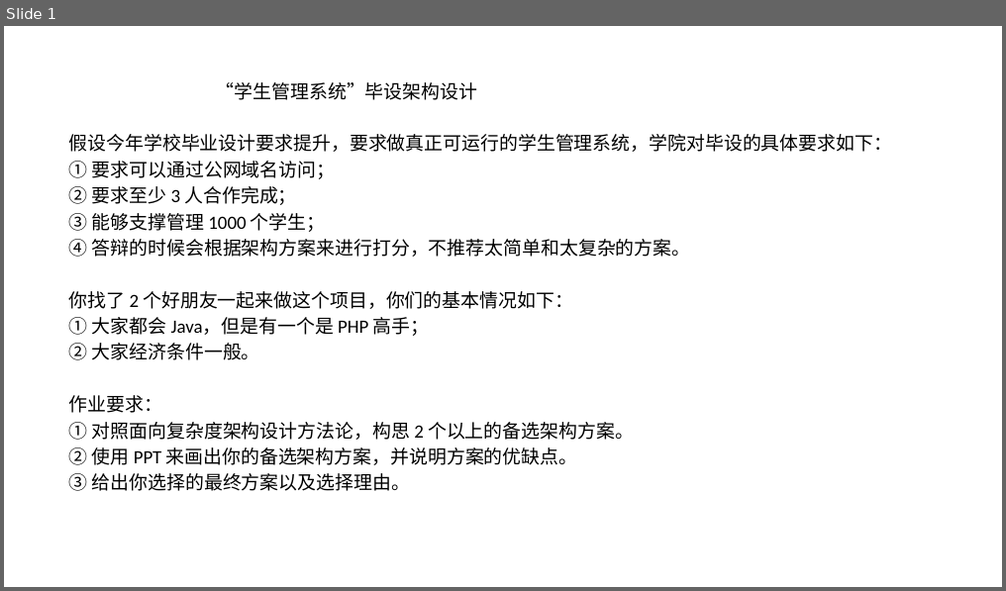
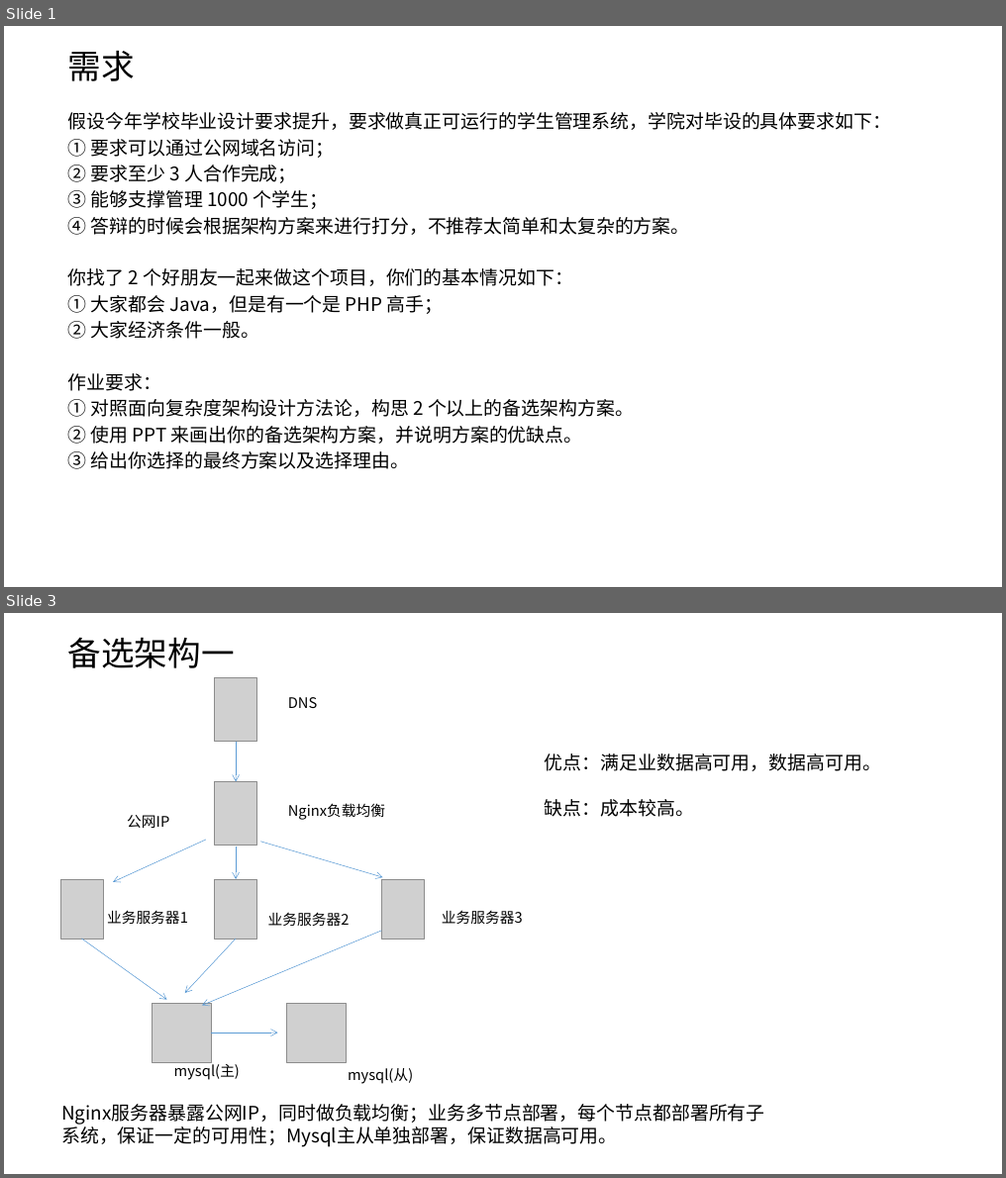
Before and after one commit to snowwolf-lw/learn-architecture, a slide deck: 模块一作业/学生管理系统.pptx. Shown one above the other, each under a label of ours: slide 1 before the commit, slides 1 and 3 after it; the slides between them are not shown. The pictures are 1006x591 and 1006x1178 pixels, drawn with LibreOffice and Linux fonts; fonts in the diff are those of the drawing; grey boxes stand for pictures. Boxes give left, top, right and bottom in pixels: in the first picture for what was removed or moved away, otherwise in the second. Text is boxed around its words. In the diff, an @@ line names an element or a change of style, - is before the commit and + after.

```diff
--- a/模块一作业/学生管理系统.pptx
+++ b/模块一作业/学生管理系统.pptx
@@ slide 3 added at [4,613,1002,1174], background #FFFFFF @@
@@ text added at [68,637,235,668], 32 pt, text #000000 @@
+备选架构一
@@ picture added at [214,677,257,741] @@
@@ text added at [288,697,318,708], 14 pt, text #000000 @@
+DNS
@@ arrow added from (236, 741) to (236, 782), #5B9BD5 0.5 pt @@
@@ text added at [545,754,881,817], 18 pt, text #000000 @@
+优点：满足业数据高可用，数据高可用。
+缺点：成本较高。
@@ picture added at [214,782,257,846] @@
@@ text added at [127,815,169,828], 14 pt, text #000000 @@
+公网IP
@@ text added at [288,803,385,820], 14 pt, text #000000 @@
+Nginx负载均衡
@@ arrow added from (206, 840) to (113, 882), #5B9BD5 0.5 pt @@
@@ arrow added from (236, 847) to (236, 879), #5B9BD5 0.5 pt @@
@@ arrow added from (260, 842) to (383, 877), #5B9BD5 0.5 pt @@
@@ picture added at [60,879,104,939] @@
@@ picture added at [214,879,257,939] @@
@@ picture added at [382,879,425,939] @@
@@ arrow added from (82, 939) to (167, 1000), #5B9BD5 0.5 pt @@
@@ text added at [107,910,188,924], 14 pt, text #000000 @@
+业务服务器1
@@ arrow added from (236, 939) to (185, 993), #5B9BD5 0.5 pt @@
@@ arrow added from (382, 931) to (202, 1005), #5B9BD5 0.5 pt @@
@@ text added at [268,912,350,926], 14 pt, text #000000 @@
+业务服务器2
@@ text added at [442,910,523,924], 14 pt, text #000000 @@
+业务服务器3
@@ picture added at [152,1003,211,1062] @@
@@ picture added at [287,1003,347,1062] @@
@@ arrow added from (211, 1033) to (278, 1033), #5B9BD5 0.5 pt @@
@@ text added at [174,1061,240,1080], 14 pt, text #000000 @@
+mysql(主)
@@ text added at [348,1068,413,1084], 14 pt, text #000000 @@
+mysql(从)
@@ text added at [61,1104,765,1148], 18 pt, text #000000 @@
+Nginx服务器暴露公网IP，同时做负载均衡；业务多节点部署，每个节点都部署所有子系统，保证一定的可用性；Mysql主从单独部署，保证数据高可用。
@@ slide 1 changed as well @@
@@ text added at [68,51,135,81], 32 pt, text #000000 @@
+需求
@@ subtitle at [216,82,478,100]: paragraph removed @@
-“学生管理系统”毕设架构设计
@@ subtitle "假设今年学校毕业设计要求提升，要求做真正可运行的学生管理系统，学院对毕设的具体要求如下：": place and size @@
-subtitle "假设今年学校毕业设计要求提升，要求做真正可运行的学生管理系统，学院对毕设的具体要求如下：" at [69,82,893,491]
+subtitle "假设今年学校毕业设计要求提升，要求做真正可运行的学生管理系统，学院对毕设的具体要求如下：" at [68,112,892,470]
@@ subtitle "假设今年学校毕业设计要求提升，要求做真正可运行的学生管理系统，学院对毕设的具体要求如下：" at [68,112,892,470]: font Calibri to Noto Sans CJK SC @@
```
Also in this commit, not shown: 3 other slides added, 1 slide removed.
